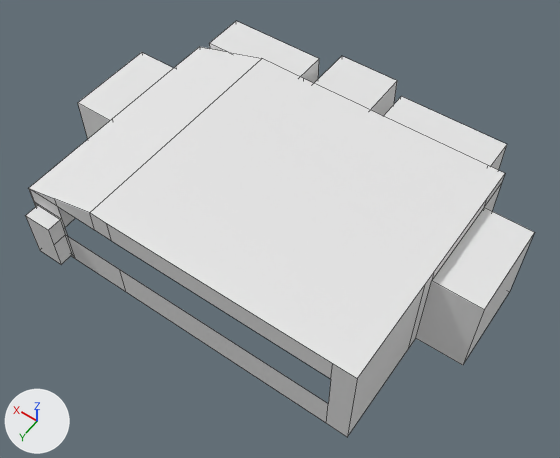
The FBX model Content/ProjectCantina/Mesh/Cantina/cantina_room_main.fbx as it was, and as the next commit left it.
One viewpoint serves both versions: a camera (50 mm lens) standing at (-8.38, 13.33, 18.25) and looking at (-0.46, 2.24, 0.83). Arrows for +X, +Y and +Z are at lower left; the lights stay in place. Mesh edges are drawn as thin lines. Where no turn or scale is listed for an object, it has been applied to the vertices.

In view in the first picture: 'Walls'.
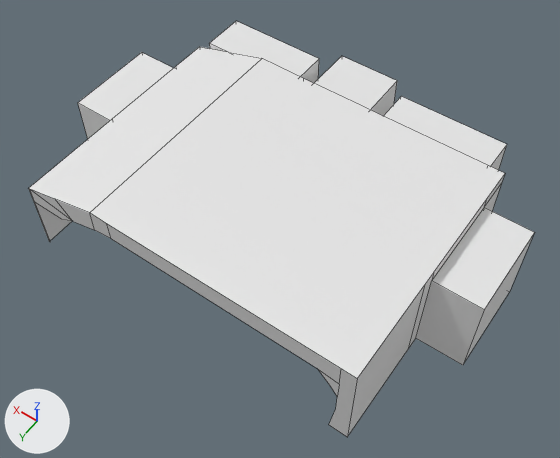
Edits to the bpy script that builds the scene:
```text
Change me_plane:
    used by ob_walls; location = (-5.22, 3.59, 1.0)
    remove me_plane.from_pydata(...)  # 95 vertices, 60 faces; spans x -1.39..11.87, y -7.02..2.89, z -1.05..2.05
    add me_plane.from_pydata(...)  # 84 vertices, 48 faces; spans x -1.39..11.87, y -7.02..2.44, z -1.05..2.05
    me_plane part 1
    17 vertices are removed from x 0.65..10.3, y 2.44..2.89, z -1.05..1.32
    15 faces are deleted
    3 vertices move from x 0.65..9.33, y 2.44, z 1.32..2.05 to x 0.43..8.85, y 2.44, z 1.07..2.05
    6 vertices are added at (0.43, 2.44, 1.32), (0.57, 2.44, -1.05), (0.43, 2.44, 0.05), (0.43, 2.44, 0.69), (1.02, 2.44, 1.42), (0.66, 2.44, 1.0)
    3 new faces join them
```

Changed parts and their boxes (x1, y1, x2, y2) in the pictures (560 x 458 px):
'Walls', reshaped: before (26, 21, 534, 437); after (29, 21, 534, 437)
part 1 of me_plane, cut back: before (26, 189, 345, 427); after (30, 189, 345, 427)
